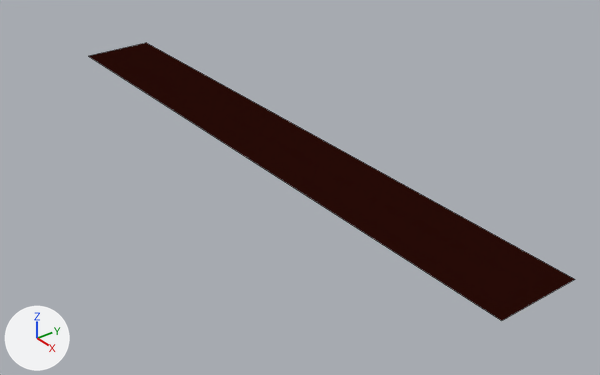
A saved change to the Blender file Shades/Assets/Source Objects/PlatformDark.blend.
The view is the same before and after, from a 50 mm lens placed at (9.12, -6.4, 5.35), pointed at (0.69, 0.03, -0.52). Lighting does not change. The marker at lower left points along +X, +Y and +Z. Mesh edges are drawn as thin lines.

The first picture shows 'PlatformObj'.
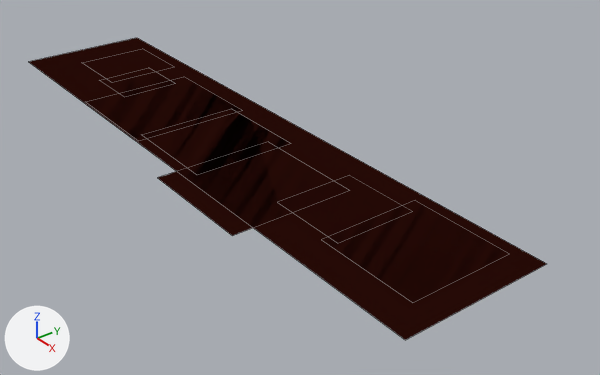
Commit message: Added cooler platforms

Pixel boxes [x1, y1, x2, y2] of what changed, in the pictures (600 x 375 px):
'PlatformObj', reshaped (7% wider, 9% taller): before [89, 43, 575, 321]; after [29, 38, 547, 340]

The change in detail:
me_plane has 4 vertices, 1 face and spans x -4.95..4.95, y -0.61..0.61, z 0.0.
me_plane is used by ob_platformobj; location (0.0, 0.0, 0.0); rotation (0.0, 3.142, 0.0), in degrees (0, 180, 0).
Verts and faces of me_plane; kept vertices keep their numbers, new ones are numbered from 4.
Before the commit, vertices of me_plane: 0 (4.95, 0.61, 0.0) at pixel (146, 42), 1 (4.95, -0.61, 0.0) at pixel (88, 56), 2 (-4.95, -0.61, 0.0) at pixel (501, 320), 3 (-4.95, 0.61, 0.0) at pixel (575, 279).
Part 1, on me_plane:
Vertices deleted: 0 to 3 (with the faces that use them).
New vertex 4 is at (-2.79, -1.01, 0.0), pixel (337, 243).
New vertex 5 is at (-2.79, 0.21, 0.0), pixel (412, 211).
New vertex 6 is at (3.46, 0.37, 0.0), pixel (174, 67).
New vertex 7 is at (3.46, -0.85, 0.0), pixel (112, 82).
New vertices 8 to 11 stand at vertices 4 to 7, in that order, plus (1.22, 0.0, 0.0).
New vertex 12 is at (-0.05, -1.91, 0.0), pixel (157, 177).
New vertex 13 is at (-1.89, -1.91, 0.0), pixel (232, 235).
New vertex 14 is at (1.12, -1.58, 0.0), pixel (138, 141).
New vertex 15 is at (2.97, -1.58, 0.0), pixel (85, 101).
New vertices 16 to 19 stand at vertices 12 to 15, in that order, plus (0.0, 1.85, 0.0).
New vertex 20 is at (5.32, 0.61, 0.0), pixel (137, 37).
New vertex 21 is at (5.32, -1.61, 0.0), pixel (28, 61).
New vertex 22 is at (-4.57, -1.61, 0.0), pixel (405, 340).
New vertex 23 is at (-4.57, 0.61, 0.0), pixel (547, 263).
New vertex 24 is at (2.76, -0.01, 0.0), pixel (175, 83).
New vertex 25 is at (2.76, -0.97, 0.0), pixel (124, 97).
New vertex 26 is at (3.72, -0.97, 0.0), pixel (99, 80).
New vertex 27 is at (3.72, -0.01, 0.0), pixel (148, 67).
New vertex 28 is at (-0.31, 0.16, 0.0), pixel (291, 143).
New vertex 29 is at (-0.31, -1.44, 0.0), pixel (197, 175).
New vertex 30 is at (1.3, -1.44, 0.0), pixel (141, 134).
New vertex 31 is at (1.3, 0.16, 0.0), pixel (231, 108).
New vertex 32 is at (-2.61, 0.43, 0.0), pixel (415, 200).
New vertex 33 is at (-2.61, -1.12, 0.0), pixel (321, 240).
New vertex 34 is at (-4.17, -1.12, 0.0), pixel (412, 302).
New vertex 35 is at (-4.17, 0.43, 0.0), pixel (509, 253).
New faces: (20, 21, 22, 23), (12, 13, 17, 16), (24, 27, 26, 25), (4, 5, 9, 8), (28, 31, 30, 29), (14, 18, 19, 15).
New faces: (32, 33, 34, 35), (6, 10, 11, 7).
